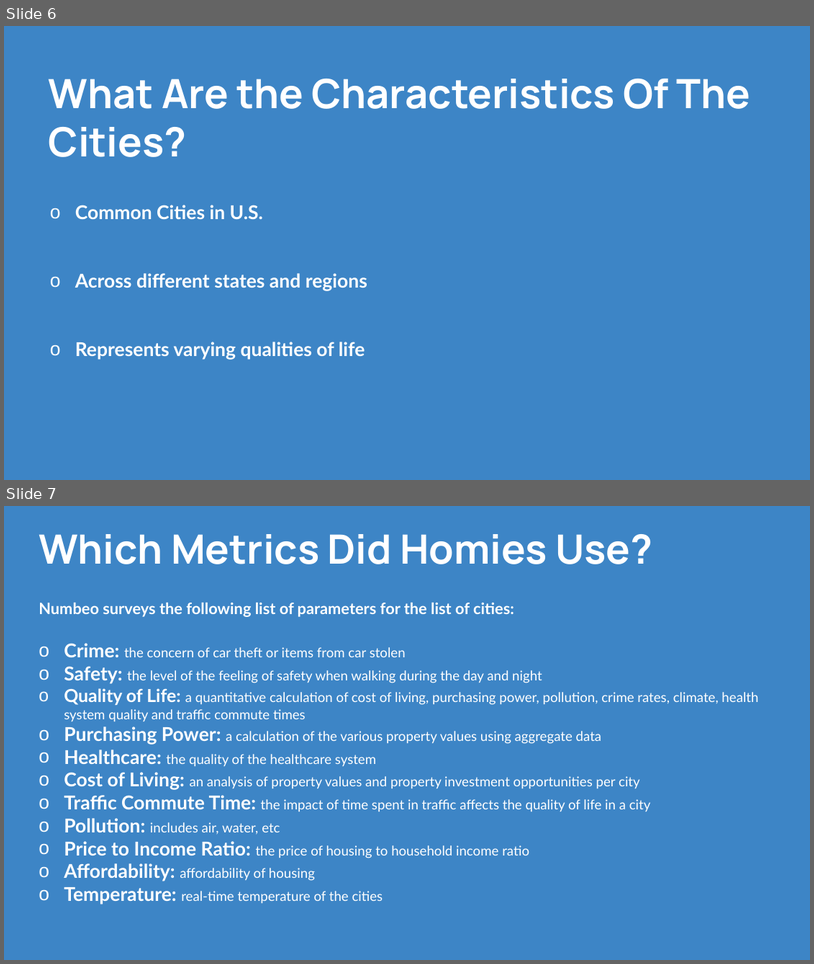
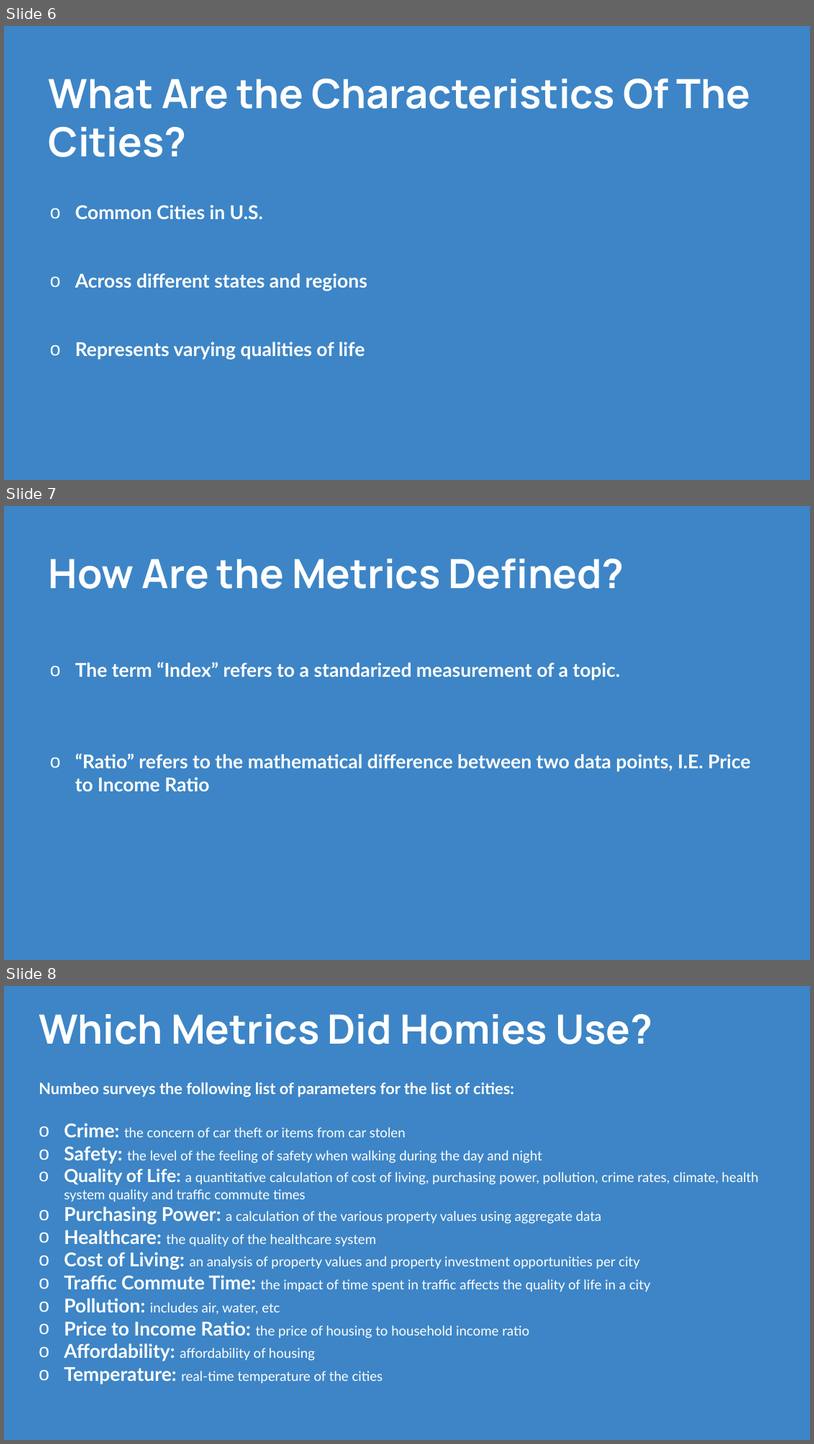
Before and after one commit to CPrince20/Homies, a slide deck: Homies City Collection.pptx. Shown one above the other, each under a label of ours: slides 6 and 7 before the commit, slides 6, 7 and 8 after it. The pictures are 814x964 and 814x1444 pixels, drawn with LibreOffice and Linux fonts; fonts in the diff are those of the drawing. Boxes give left, top, right and bottom in pixels: in the first picture for what was removed or moved away, otherwise in the second. Text is boxed around its words. In the diff, an @@ line names an element or a change of style, - is before the commit and + after.

```diff
--- a/Homies City Collection.pptx
+++ b/Homies City Collection.pptx
@@ slide 7 added at (4,506,810,960), background #3D85C6 @@
@@ text added at (49,559,625,589), 36 pt, text #FFFFFF, bold @@
+How Are the Metrics Defined?
@@ text added at (75,662,751,791), 17 pt, text #FFFFFF, bold @@
+o The term “Index” refers to a standarized measurement of a topic.
+o “Ratio” refers to the mathematical difference between two data points, I.E. Price to Income Ratio
@@ what was slide 7 is now slide 8 @@
```
Also in this commit, not shown: 2 slides changed.
